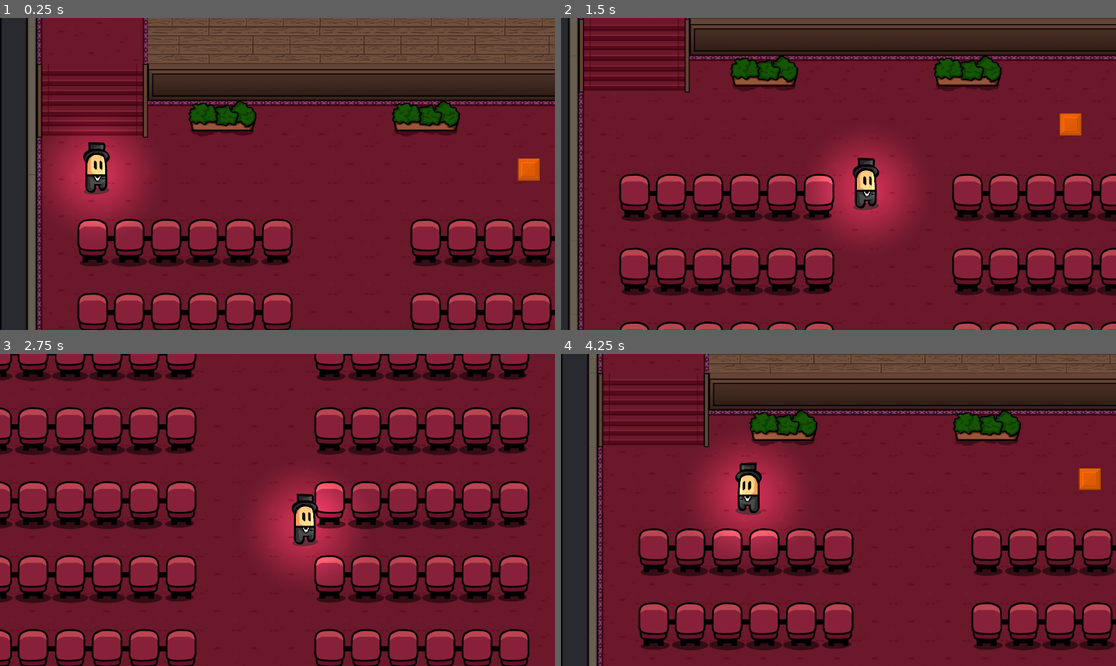
Above: before the commit, frames 1-4 (two rows, left to right).
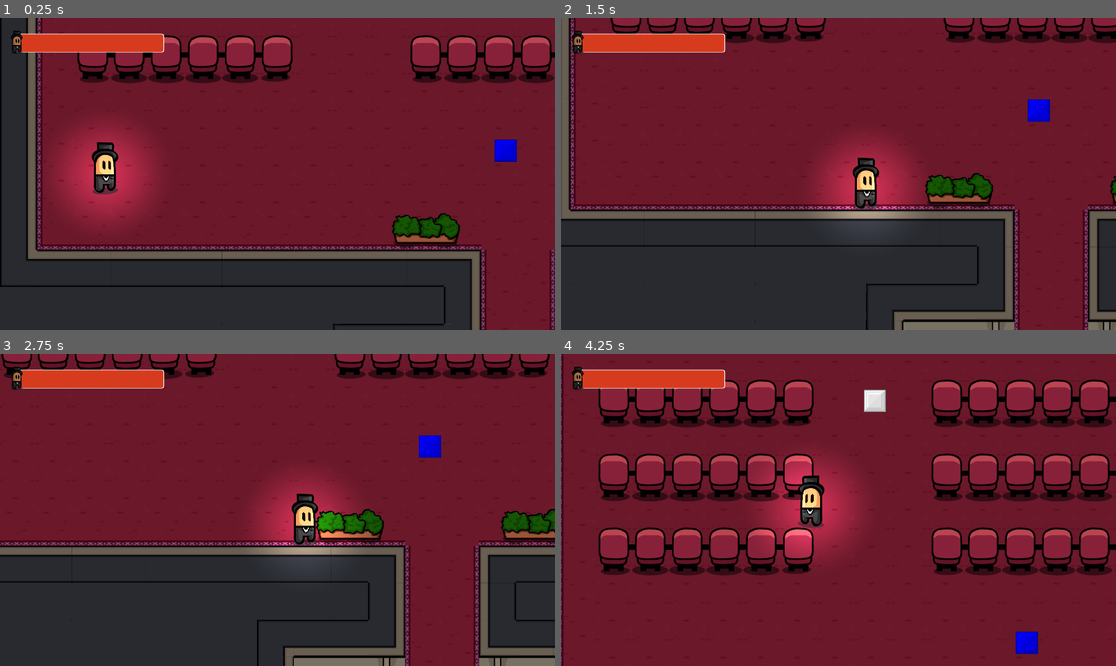
Above: after the commit, the same moments.

Repository: Kathamala/Just-A-Note
Game: Godot game, scene res://Scenes/Game.tscn
Two runs of this game, one before a commit and one after it. Both use one fixed random seed, a clock stepped at 60 frames per second and the inputs below.
Inputs:
- Up to frame 1 (0.25 s): no input
- Up to frame 2 (1.5 s): tap Enter at 0.5 s; hold Right (ui_right) 0.53-1.28 s; tap Tab (Change_Weapon) at 0.6 s; hold Down (ui_down) from 1.28 s (still down); tap Shift (Sharp_Note) at 1.35 s
- Up to frame 3 (2.75 s): release Down (ui_down) at 2.03 s; hold Right (ui_right) from 2.03 s (still down); hold R (Shoot_A) from 2.03 s (still down)
- Up to frame 4 (4.25 s): release Right (ui_right) at 2.78 s; release R (Shoot_A) at 2.78 s; hold Up (ui_up) 2.78-3.53 s; tap F (Shoot_B) at 2.85 s; hold Left (ui_left) from 3.53 s (still down); hold G (Shoot_C) from 3.53 s (still down)

The runs differ from the first frame. In frame 1, 56% of the frame differs, in the area x 0-100%, y 0-100%; in frame 2, 60%; in frame 3, 61%; in frame 4, 52%.

Commit message:
Inimigos inteligentes, Notas responsivas, barra de vida completa

Diff:
--- a/Scenes/Enemy.tscn
+++ b/Scenes/Enemy.tscn
@@ -4,12 +4,12 @@
 [ext_resource path="res://Scripts/Enemy.gd" type="Script" id=2]
 
 [sub_resource type="CapsuleShape2D" id=1]
-radius = 43.3987
+radius = 36.4694
 height = 109.605
 
 [sub_resource type="CapsuleShape2D" id=2]
-radius = 38.9889
-height = 112.124
+radius = 45.9188
+height = 112.125
 
 [node name="Enemy" type="KinematicBody2D"]
 script = ExtResource( 2 )
@@ -21,7 +21,9 @@
 modulate = Color( 1, 0, 0, 1 )
 texture = ExtResource( 1 )
 
-[node name="Hitbox" type="Area2D" parent="."]
+[node name="Hitbox" type="Area2D" parent="." groups=[
+"Enemy",
+]]
 
 [node name="Hitbox_Collision" type="CollisionShape2D" parent="Hitbox"]
 shape = SubResource( 2 )
--- a/Scenes/Game.tscn
+++ b/Scenes/Game.tscn
@@ -20,8 +20,7 @@
 [ext_resource path="res://Sprites/etc/spotlight.jpg" type="Texture" id=18]
 [ext_resource path="res://Sprites/etc/Base_Sprite.png" type="Texture" id=19]
 [ext_resource path="res://Scripts/Game.gd" type="Script" id=20]
-[ext_resource path="res://Scenes/Health/Health_Bar.tscn" type="PackedScene" id=21]
-[ext_resource path="res://Scenes/Health/Health.tscn" type="PackedScene" id=22]
+[ext_resource path="res://Scenes/Health_Bar.tscn" type="PackedScene" id=21]
 
 [sub_resource type="TileSet" id=1]
 0/name = "tileset madeira 128px 2.png 0"
@@ -1389,21 +1388,18 @@
 "_edit_horizontal_guides_": [ -886.174, 6654.39, -1199.77, -881.843 ]
 }
 
-[node name="HUD" type="Node2D" parent="."]
-z_index = 2
+[node name="HUD" type="CanvasLayer" parent="."]
 
 [node name="ProgressBar" parent="HUD" instance=ExtResource( 21 )]
-margin_left = 54.8433
+margin_left = 55.8433
 margin_top = 55.0302
-margin_right = 566.843
+margin_right = 567.843
 margin_bottom = 119.03
-
-[node name="Health" parent="HUD" instance=ExtResource( 22 )]
 
 [node name="Player" parent="." groups=[
 "Player",
 ] instance=ExtResource( 1 )]
-position = Vector2( 334.923, 893.666 )
+position = Vector2( 364.626, 2553.16 )
 z_index = 1
 
 [node name="MainCamera" type="Camera2D" parent="Player"]
@@ -1505,7 +1501,12 @@
 [node name="Enemys" type="Node" parent="."]
 
 [node name="Enemy" parent="Enemys" instance=ExtResource( 17 )]
-position = Vector2( 8042.21, 1807.85 )
+position = Vector2( 1202.15, 908.578 )
+enemy_note = "B"
+
+[node name="Enemy2" parent="Enemys" instance=ExtResource( 17 )]
+position = Vector2( 3397.32, 994.105 )
+enemy_note = "D#"
 
 [node name="Doors" type="Node" parent="."]
 
@@ -1562,10 +1563,22 @@
 }
 
 [node name="CollisionShape2D" type="CollisionShape2D" parent="Collectables/Note_A"]
-shape = SubResource( 64 )
+shape = SubResource( 65 )
 
 [node name="Sprite" type="Sprite" parent="Collectables/Note_A"]
 scale = Vector2( 0.3, 0.3 )
 texture = ExtResource( 19 )
-[connection signal="changed" from="HUD/Health" to="HUD/ProgressBar" method="set_value"]
-[connection signal="max_changed" from="HUD/Health" to="HUD/ProgressBar" method="set_max"]
+
+[node name="Note_C" type="Area2D" parent="Collectables"]
+modulate = Color( 0.666667, 0.447059, 0.101961, 1 )
+position = Vector2( 10702.6, 5448.78 )
+__meta__ = {
+"_edit_group_": true
+}
+
+[node name="CollisionShape2D" type="CollisionShape2D" parent="Collectables/Note_C"]
+shape = SubResource( 65 )
+
+[node name="Sprite" type="Sprite" parent="Collectables/Note_C"]
+scale = Vector2( 0.3, 0.3 )
+texture = ExtResource( 19 )
--- a/Scenes/Health/Health.tscn
+++ /dev/null
@@ -1,6 +0,0 @@
-[gd_scene load_steps=2 format=2]
-
-[ext_resource path="res://Scripts/Health.gd" type="Script" id=1]
-
-[node name="Health" type="Node"]
-script = ExtResource( 1 )
--- a/Scenes/Health/Health_Bar.tscn
+++ b/Scenes/Health_Bar.tscn
@@ -1,8 +1,9 @@
-[gd_scene load_steps=4 format=2]
+[gd_scene load_steps=5 format=2]
 
 [ext_resource path="res://Sprites/Player/minduim idle.png" type="Texture" id=1]
+[ext_resource path="res://Scripts/Health_Bar.gd" type="Script" id=2]
 
-[sub_resource type="StyleBoxFlat" id=2]
+[sub_resource type="StyleBoxFlat" id=1]
 bg_color = Color( 0.847059, 0.235294, 0.117647, 1 )
 border_width_left = 2
 border_width_top = 2
@@ -29,10 +30,11 @@
 [node name="ProgressBar" type="ProgressBar"]
 margin_right = 512.0
 margin_bottom = 64.0
-custom_styles/fg = SubResource( 2 )
-custom_styles/bg = SubResource( 1 )
+custom_styles/fg = SubResource( 1 )
+custom_styles/bg = SubResource( 2 )
 value = 50.0
 percent_visible = false
+script = ExtResource( 2 )
 __meta__ = {
 "_edit_use_anchors_": false
 }
--- a/Scripts/Enemy.gd
+++ b/Scripts/Enemy.gd
@@ -1,15 +1,42 @@
 extends KinematicBody2D
 
 var motion = Vector2()
+var Player
+
+var sight_distance = 700
+var speed = 20
+var velocity = Vector2()
+
+var rng = 0
+
+export var enemy_note = "A"
 
 func _ready():
-	pass
+	Player = get_parent().get_parent().get_node("Player")
+	velocity.x = 7
 
 func _physics_process(delta):
-	var Player = get_parent().get_parent().get_node("Player")
-	position += (Player.position - position)/50
-	move_and_collide(motion)
+	if	(abs(Player.position.x - position.x) < sight_distance):
+		if (abs(Player.position.y - position.y) < sight_distance):
+			position += (Player.position - position)/100
+			move_and_collide(motion)
+			if Player.position.x - position.x > 0:
+				$Sprite.flip_h = false
+			elif Player.position.x - position.x < 0:
+				$Sprite.flip_h = true
+	else:
+		move_and_slide(velocity*speed)
+		if velocity.x > 0:
+			$Sprite.flip_h = false
+		elif velocity.x < 0:
+			$Sprite.flip_h = true
 
 func _on_Hitbox_body_entered(body):
 	if "Bullet" in body.name:
-		queue_free()
+		for i in range(0, 7):
+			if GameEvents.E_Parchment[i] == body.bullet_note:
+				if GameEvents.E_Parchment[i+1] == enemy_note:
+					queue_free()
+
+	if body.is_in_group("Bullet_Limit"):
+		velocity.x *= -1
--- a/Scripts/Game.gd
+++ b/Scripts/Game.gd
@@ -2,6 +2,7 @@
 
 func _ready():
 	$Player.connect("collision", self, "_on_Player_Collision")
+	GameEvents.current = GameEvents.max_amount
 
 func _on_Player_Collision(body):
 	if body.name == "Guitar":
@@ -13,3 +14,24 @@
 	if body.name == "Note_A":
 		GameEvents.notes_unlocked.append("A")
 		body.queue_free()
+	if body.name == "Note_B":
+		GameEvents.notes_unlocked.append("B")
+		body.queue_free()
+	if body.name == "Note_C":
+		GameEvents.notes_unlocked.append("C")
+		body.queue_free()
+	if body.name == "Note_D":
+		GameEvents.notes_unlocked.append("D")
+		body.queue_free()
+	if body.name == "Note_E":
+		GameEvents.notes_unlocked.append("E")
+		body.queue_free()
+	if body.name == "Note_F":
+		GameEvents.notes_unlocked.append("F")
+		body.queue_free()
+	if body.name == "Note_G":
+		GameEvents.notes_unlocked.append("G")
+		body.queue_free()
+
+	if body.is_in_group("Enemy"):
+		GameEvents.current -= 10
--- a/Scripts/Game_Events.gd
+++ b/Scripts/Game_Events.gd
@@ -1,4 +1,7 @@
 extends Node
+
+export var max_amount = 100
+onready var current = max_amount
 
 var current_parchment = "A"
 var current_weapon = "Empty_Hand"
@@ -6,6 +9,8 @@
 var notes_unlocked = []
 var weapons_unlocked = []
 var parchments_unlocked = []
+
+var E_Parchment = ["E", "F#", "G#", "A", "B", "C#", "D#"]
 
 var bullet_count = 0
 var max_bullet_count = 5
@@ -21,6 +26,9 @@
 			return
 		weapon_change()
 
+	if current == 0:
+		get_tree().reload_current_scene()
+
 
 func weapon_change():
 	for i in range(0, weapons_unlocked.size()):
--- a/Scripts/Health.gd
+++ /dev/null
@@ -1,28 +0,0 @@
-extends Node
-
-signal max_changed(new_max)
-signal changed(new_amount)
-signal depleted
-
-export var max_amount = 10 setget set_max
-onready var current = max_amount setget set_max
-
-func _ready():
-	_initialize()
-
-func set_max(new_max):
-	max_amount = new_max
-	max_amount = max(1, new_max)
-	emit_signal("max_changed", max_amount)
-
-func set_current(new_value):
-	current = new_value
-	current = clamp(current, 0, max_amount)
-	emit_signal("changed", current)
-
-	if current == 0:
-		emit_signal("depleted")
-
-func _initialize():
-	emit_signal("max_changed", max_amount)
-	emit_signal("changed", current)
--- /dev/null
+++ b/Scripts/Health_Bar.gd
@@ -0,0 +1,4 @@
+extends ProgressBar
+
+func _process(delta):
+	value = GameEvents.current
--- a/Scripts/Player_Movement.gd
+++ b/Scripts/Player_Movement.gd
@@ -91,8 +91,5 @@
 		bullet_instance.apply_impulse(Vector2(), Vector2(-bullet_speed, 0))
 	get_tree().get_root().call_deferred("add_child", bullet_instance)
 
-func died():
-	get_tree().reload_current_scene()
-
 func _on_Area2D_area_entered(area):
 	emit_signal("collision", area)
Not shown: 4 places in Scenes/Game.tscn that only renumber resources
Not shown: 1 places in Scenes/Health_Bar.tscn that only renumber resources
